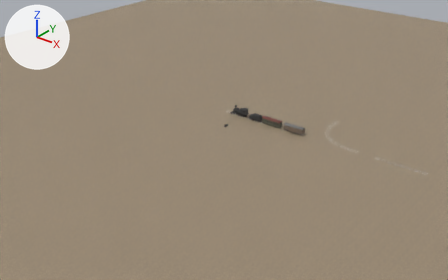
The Blender file app/assets/three/resources/train.blend, before and after one commit.
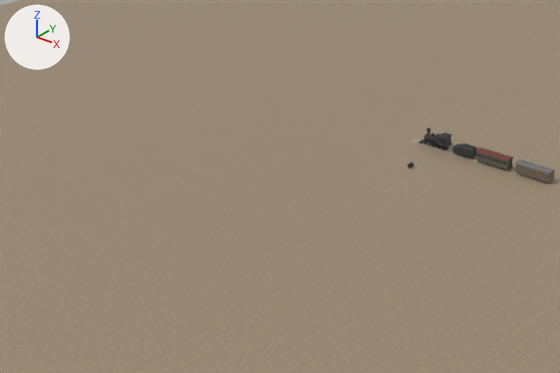
Each version appears first whole from a 50 mm camera at (113.5, -173.8, 95.0) aimed at (-7.7, -22.3, 1.1), and next in a close-up on the part from 0% to 69% of the width and 12% to 86% of the height. The axes (+X, +Y, +Z) are drawn at upper left. The lights are the same throughout. The older version's two pictures come first.

The first close-up shows 'Locomotive_PassengerWagon', 'Locomotive_Wagon', 'terrain' and 3 more.
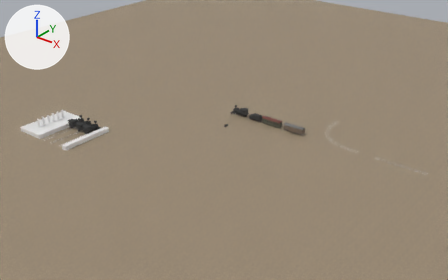
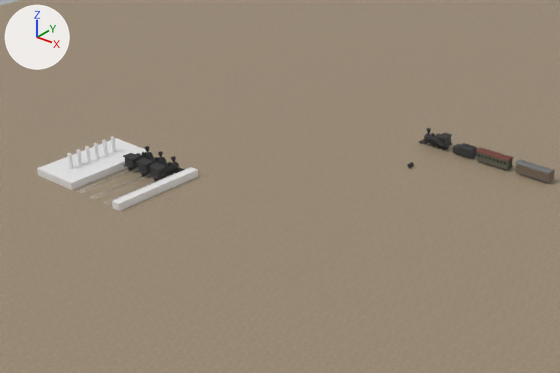
What changed in the scene script:
```text
Add me_cube_038:
    me_cube_038.from_pydata(...)  # a box spanning x -1.0..1.0, y -1.0..1.0, z -1.0..2.21
Add me_cube_032:
    me_cube_032.from_pydata(...)  # a box spanning x -1.0..1.0, y -1.0..2.98, z -1.0..0.51
Add me_cube_030:
    me_cube_030.from_pydata([(-10.0, -1.0, -1.0), (-10.0, -1.0, 0.51), (-10.0, 2.98, -1.0), (-10.0, 2.98, 0.51), (1.0, -1.0, -1.0), (1.0, -1.0, 0.51), (1.0, 2.98, -1.0), (1.0, 2.98, 0.51)], [], [(0, 1, 3, 2), (2, 3, 7, 6), (6, 7, 5, 4), (4, 5, 1, 0), (7, 3, 1, 5)])
Add ob_cube_006:
    ob_cube_006 = bpy.data.objects.new('Cube.006', me_cube_038)
    ob_cube_006.location = (-65.7, -45.7, 2.5)
    ob_cube_006.scale = (-0.3, 0.263, 1.0)
    _m = ob_cube_006.modifiers.new('Array', 'ARRAY')
    _m.count = 6
    _m.relative_offset_displace = (0.0, -4.0, 0.0)
Add ob_locomotive_011:
    ob_locomotive_011 = bpy.data.objects.new('Locomotive.011', me_cube_020.copy())  # the mesh of ob_locomotive
    ob_locomotive_011.location = (-50.3, -45.0, 1.7)
    ob_locomotive_011.rotation_euler = (0.0, 0.0, -1.571)  # degrees (0, 0, -90)
Add ob_locomotive_010:
    ob_locomotive_010 = bpy.data.objects.new('Locomotive.010', me_cube_020.copy())  # the mesh of ob_locomotive
    ob_locomotive_010.location = (-54.1, -45.0, 1.7)
    ob_locomotive_010.rotation_euler = (0.0, 0.0, -1.531)  # degrees (0, 0, -88)
Add ob_cube_004:
    ob_cube_004 = bpy.data.objects.new('Cube.004', me_cube_032)
    ob_cube_004.location = (-46.7, -55.6, 1.0)
    ob_cube_004.scale = (1.0, 4.88, 1.0)
Add ob_locomotive_009:
    ob_locomotive_009 = bpy.data.objects.new('Locomotive.009', me_cube_020.copy())  # the mesh of ob_locomotive
    ob_locomotive_009.location = (-58.2, -45.0, 1.7)
    ob_locomotive_009.rotation_euler = (0.0, 0.0, -1.531)  # degrees (0, 0, -88)
Add ob_cube_003:
    ob_cube_003 = bpy.data.objects.new('Cube.003', me_cube_030)
    ob_cube_003.location = (-61.0, -55.6, 1.0)
    ob_cube_003.scale = (1.0, 4.88, 1.0)
```

Pixel boxes [x1, y1, x2, y2] of what changed, in the close-ups (560 x 373 px):
'Cube.003', added: after [37, 138, 150, 190]
'Cube.004', added: after [112, 167, 198, 211]
'Locomotive.011', added: after [149, 156, 185, 181]
    faces in mat_black_018 (black #2e2e2e): [149, 156, 184, 181]
    faces in mat_grey_015 (dark grey #3f3f3f): [149, 163, 185, 179]
'Cube.006', added: after [67, 136, 116, 169]
'Locomotive.009', added: after [123, 146, 155, 170]
    faces in mat_black_018 (black #2e2e2e): [123, 146, 155, 170]
'Locomotive.010', added: after [136, 151, 168, 176]
    faces in mat_black_018 (black #2e2e2e): [136, 151, 168, 176]
